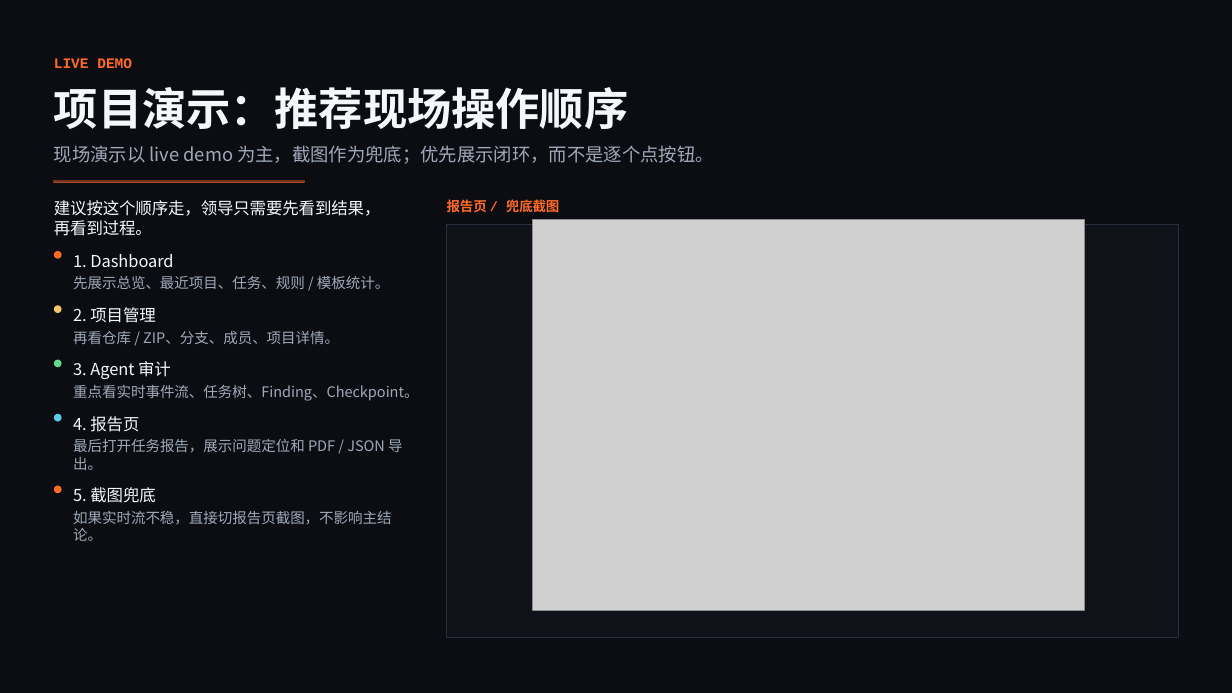
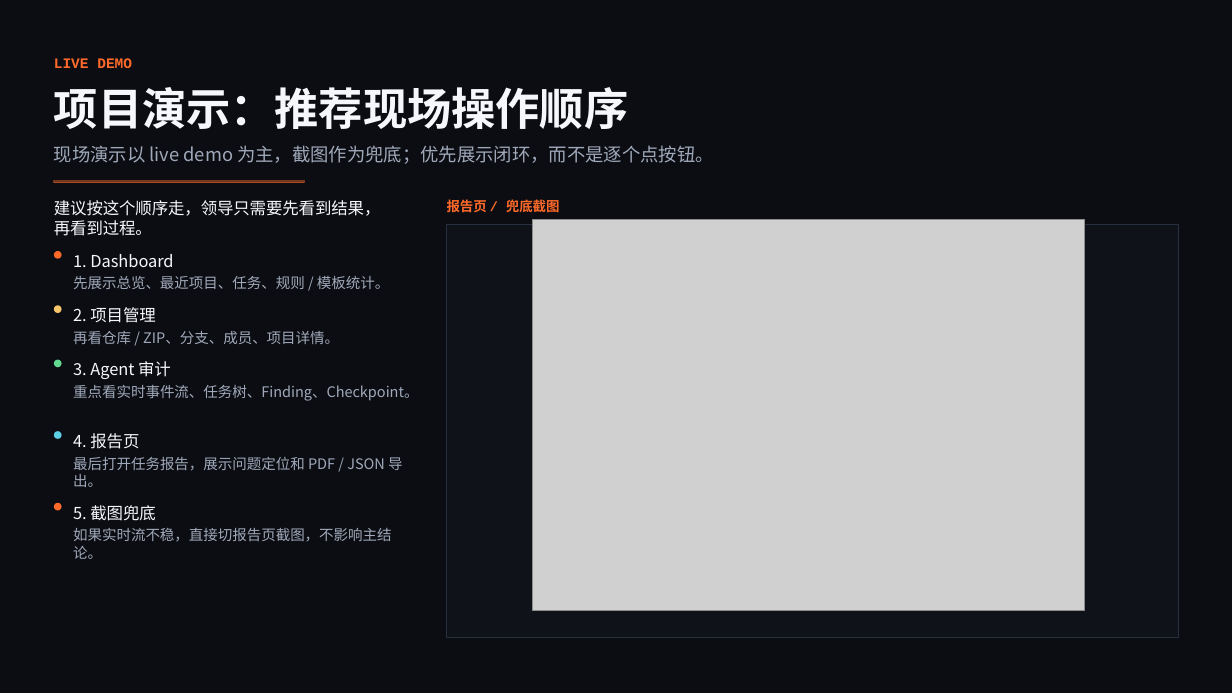
Before and after one commit to zrqg-znb/Focus_Admin, a slide deck: slide 9 of tmp/presentations/deepaudit-report/output/output.pptx. Drawn at 1232x693 pixels with LibreOffice and Linux fonts; fonts in the diff are those of the drawing; grey boxes stand for pictures. Boxes give left, top, right and bottom in pixels: in the first picture for what was removed or moved away, otherwise in the second. Text is boxed around its words. In the diff, an @@ line names an element or a change of style, - is before the commit and + after.

Commit message:
feat(agent): 添加工作区运行时元数据和日志配置优化
- 在 Agent 任务中新增 workspace_path、cache_repo 和 last_synced_at 字段
- 实现仓库运行时元数据的序列化和反序列化功能
- 优化日志配置，区分 server 和 worker 日志输出
- 更新仓库工作区准备逻辑，持久化运行时元数据
- 在前端界面显示工作区源信息和最后同步时间戳
- 改进演示文稿中的架构说明和实现方法描述
- 添加相关单元测试验证元数据序列化功能

```diff
--- a/tmp/presentations/deepaudit-report/output/output.pptx
+++ b/tmp/presentations/deepaudit-report/output/output.pptx
@@ 3 texts, 2 ellipses moved together from (x1=54, y1=414, x2=403, y2=503) to (x1=54, y1=432, x2=403, y2=521) @@
@@ text "如果实时流不稳，直接切报告页截图，不影响主结论。" rewrapped from (x1=73, y1=511, x2=391, y2=525) to (x1=73, y1=528, x2=391, y2=559) @@
```
Also in this commit, not shown: 11 other slides changed, 34 other files.
